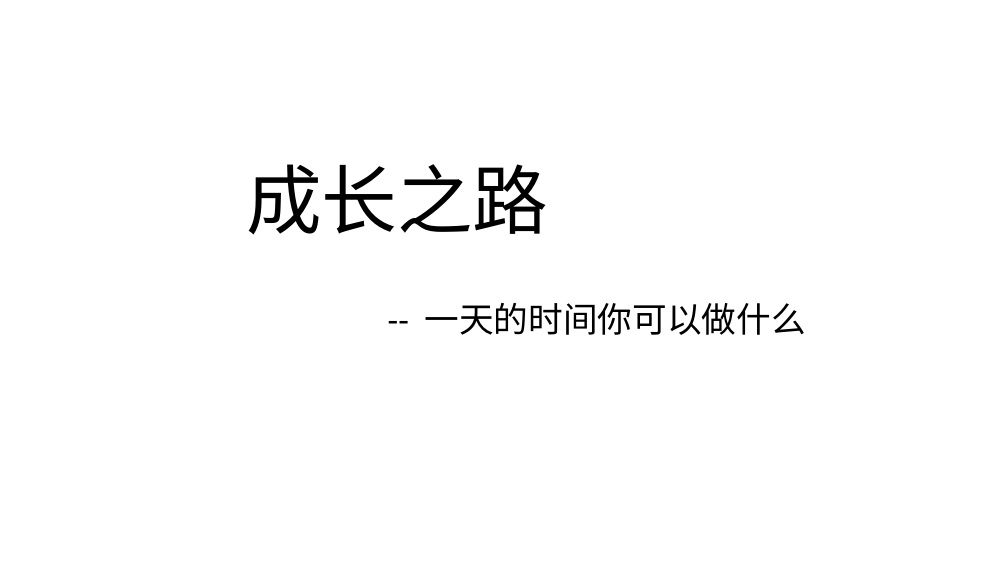
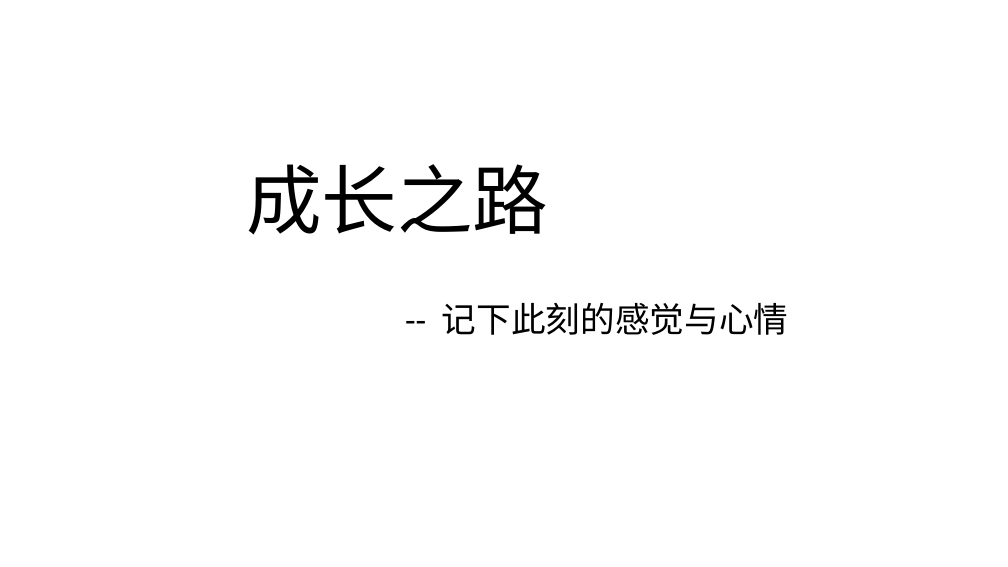
Before and after one commit to Kate-liu/Coder-Working, a slide deck: slide 1 of 9-Self article/标题Deno.pptx. Drawn at 1008x567 pixels with LibreOffice and Linux fonts; fonts in the diff are those of the drawing. Boxes give left, top, right and bottom in pixels: in the first picture for what was removed or moved away, otherwise in the second. Text is boxed around its words. In the diff, an @@ line names an element or a change of style, - is before the commit and + after.

```diff
--- a/9-Self article/标题Deno.pptx
+++ b/9-Self article/标题Deno.pptx
@@ subtitle at box(442, 303, 788, 335): text changed @@
--- 一天的时间你可以做什么
+-- 记下此刻的感觉与心情
```
Also in this commit, not shown: 2 other files.
